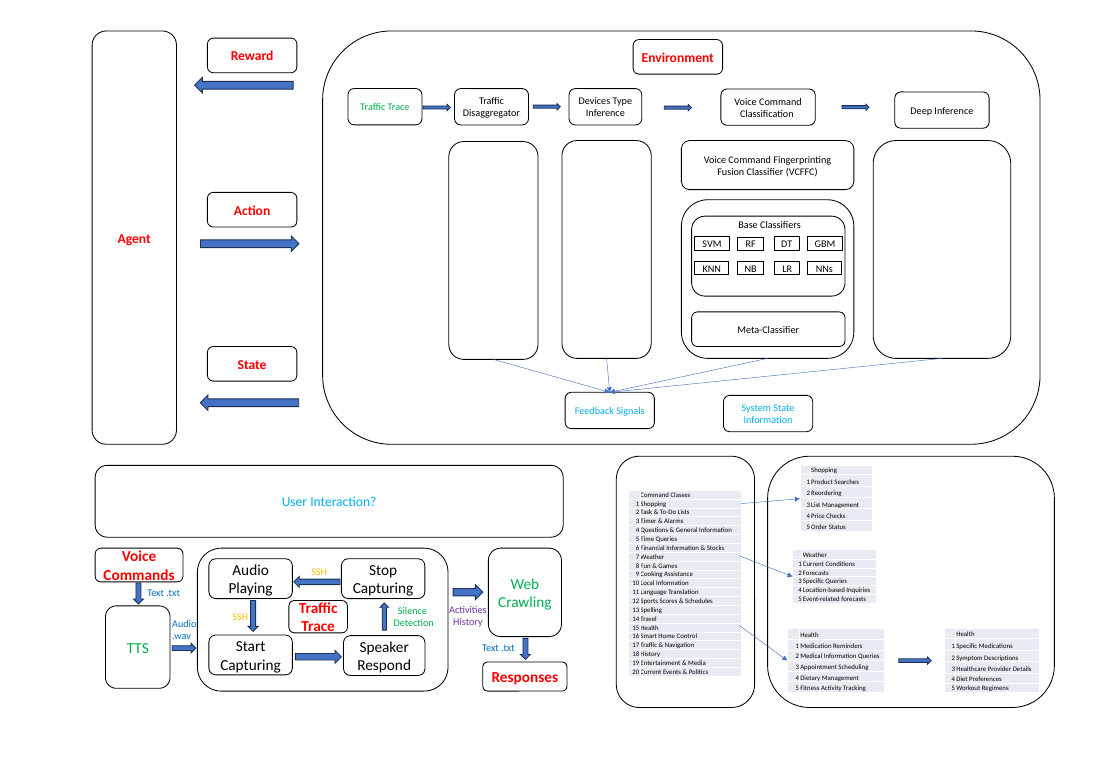
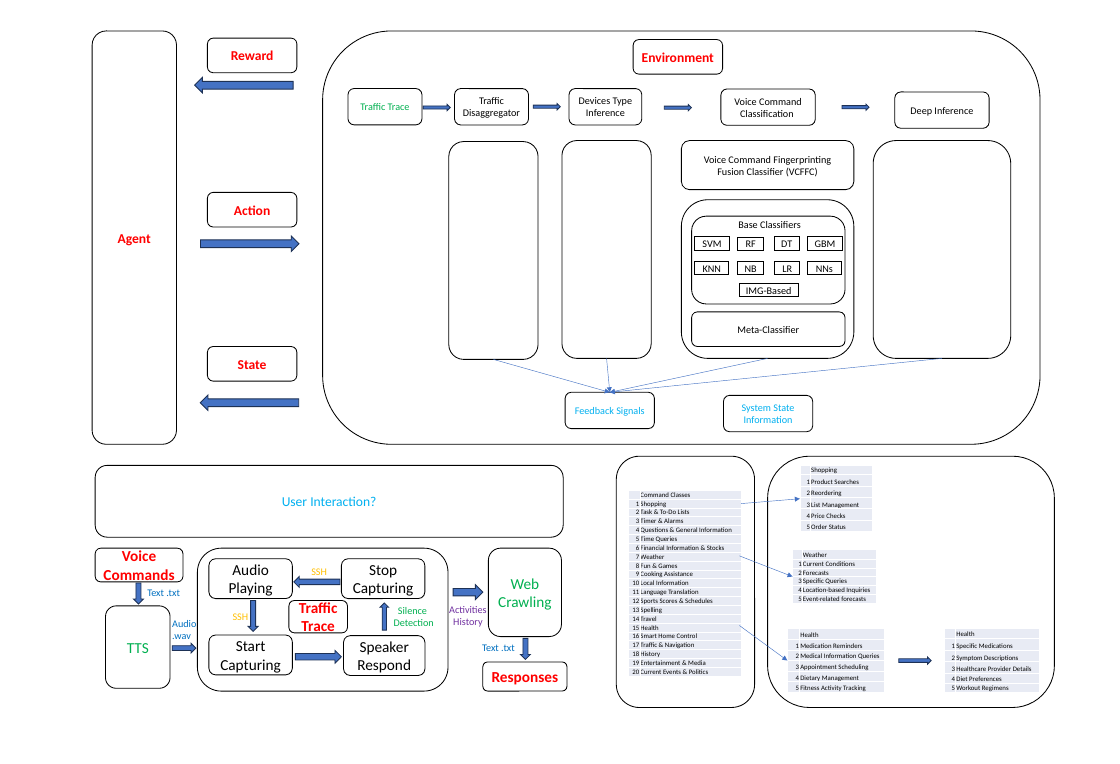
Before and after one commit to GXG-CS/voice_attack, a slide deck: slide 1 of note/Figures/Fingerprinting System.pptx. Drawn at 1120x764 pixels with LibreOffice and Linux fonts; fonts in the diff are those of the drawing. Boxes give left, top, right and bottom in pixels: in the first picture for what was removed or moved away, otherwise in the second. Text is boxed around its words. In the diff, an @@ line names an element or a change of style, - is before the commit and + after.

Commit message:
img-based

```diff
--- a/note/Figures/Fingerprinting System.pptx
+++ b/note/Figures/Fingerprinting System.pptx
@@ rounded rectangle resized from (x1=692, y1=216, x2=845, y2=296) to (x1=692, y1=216, x2=845, y2=304) @@
@@ rectangle added at (x1=739, y1=283, x2=798, y2=296), fill #FFFFFF, outline #000000 1 pt, 12 pt, text #000000 @@
+IMG-Based
```
